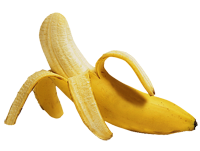
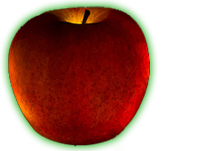
Revision of a layered 200px x 151px image; what changed, layer by layer:
added layer "Ebene 4" above "Kurven 1" over [8, 6, 150, 148]
hid "Ebene 1" over [4, 12, 198, 141]
